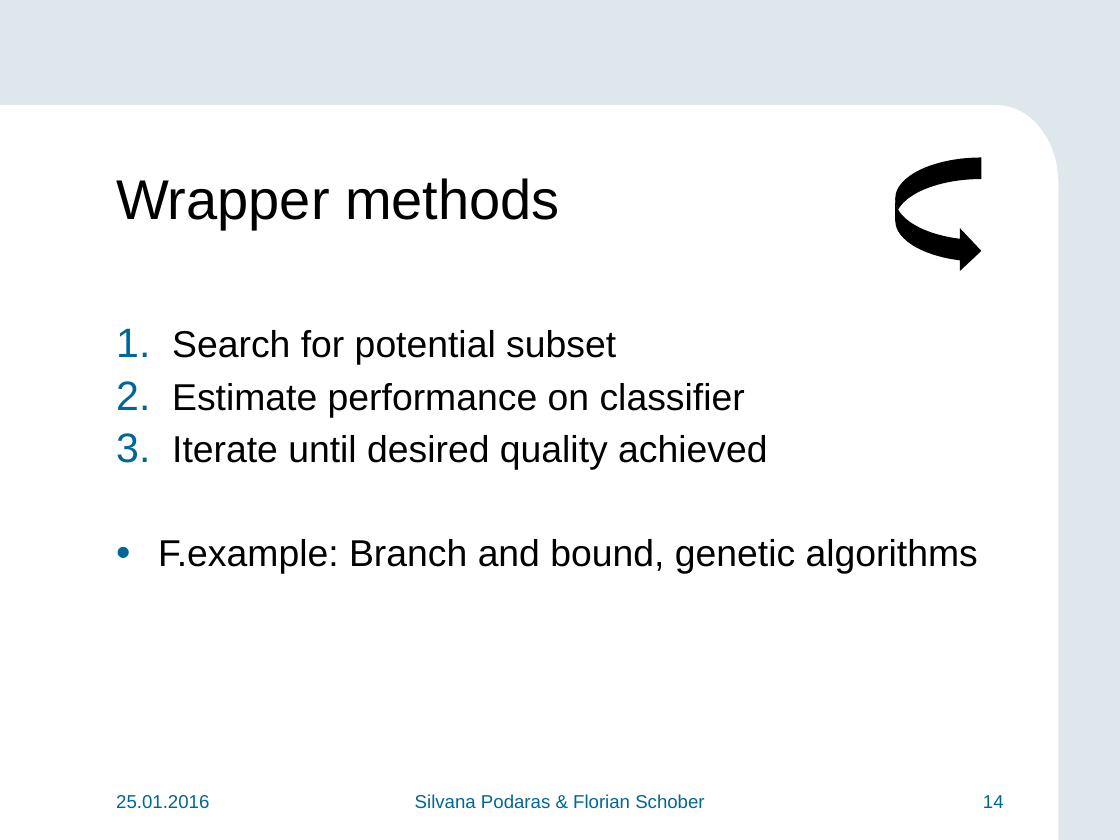
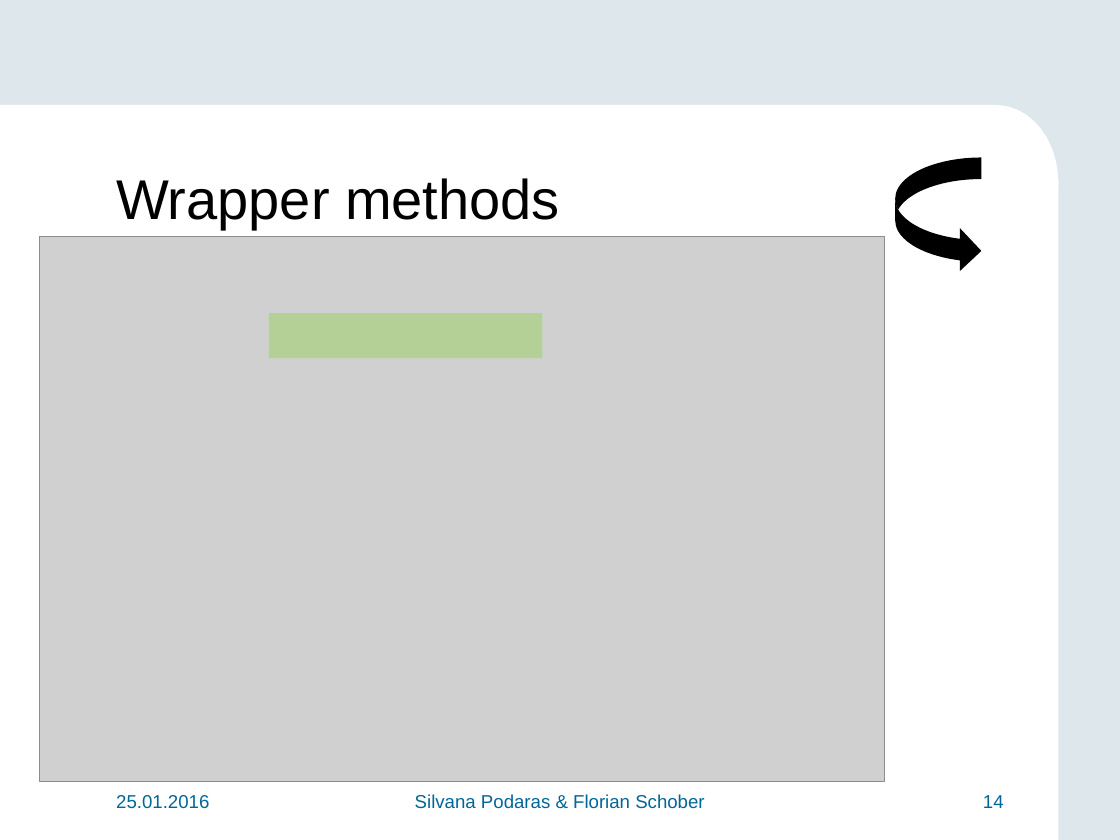
Before and after one commit to teretrus/VisSeminar, a slide deck: slide 14 of presentation/Presentation.pptx. Drawn at 1120x840 pixels with LibreOffice and Linux fonts; fonts in the diff are those of the drawing; grey boxes stand for pictures; background and template pictures are left out. Boxes give left, top, right and bottom in pixels: in the first picture for what was removed or moved away, otherwise in the second. Text is boxed around its words. In the diff, an @@ line names an element or a change of style, - is before the commit and + after.

Commit message:
Diagramm for wrappers, some fixes

```diff
--- a/presentation/Presentation.pptx
+++ b/presentation/Presentation.pptx
@@ picture added at (x1=39, y1=236, x2=885, y2=782) @@
@@ rectangle added at (x1=269, y1=314, x2=542, y2=358), fill #92D050 at 45% opacity @@
@@ text removed at (x1=158, y1=330, x2=978, y2=574) @@
-1. Search for potential subset
-2. Estimate performance on classifier
-3. Iterate until desired quality achieved
-• F.example: Branch and bound, genetic algorithms
```
Also in this commit, not shown: 7 other slides changed, 3 slides added.
